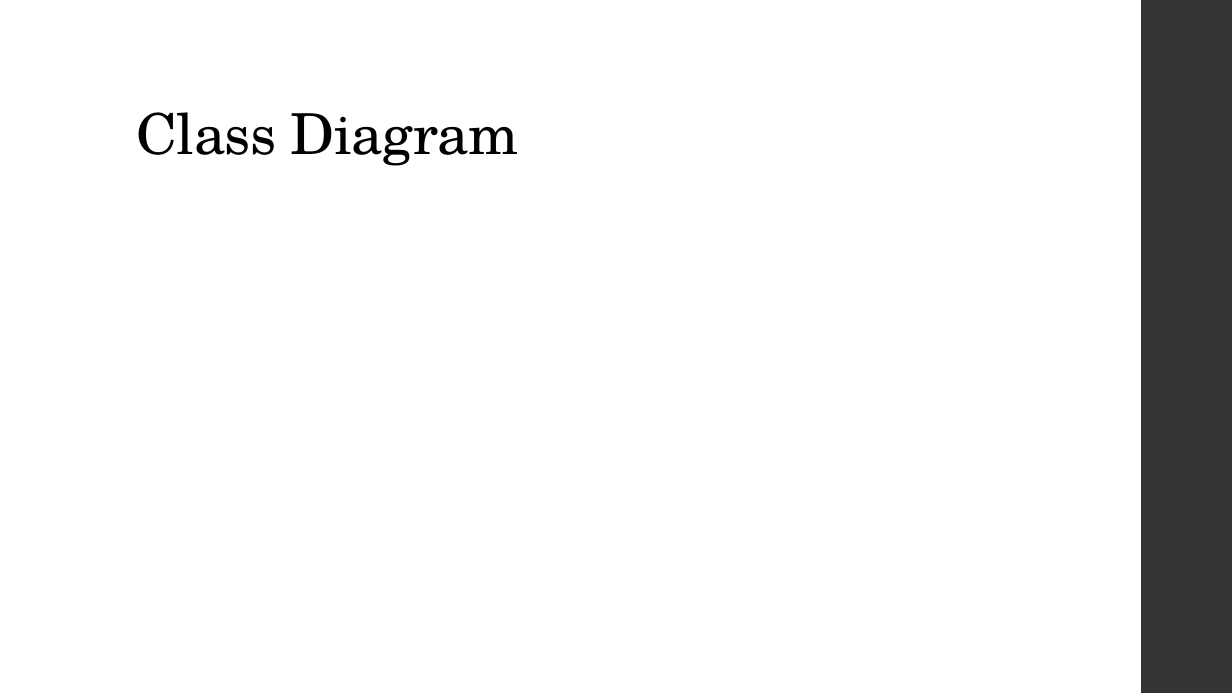
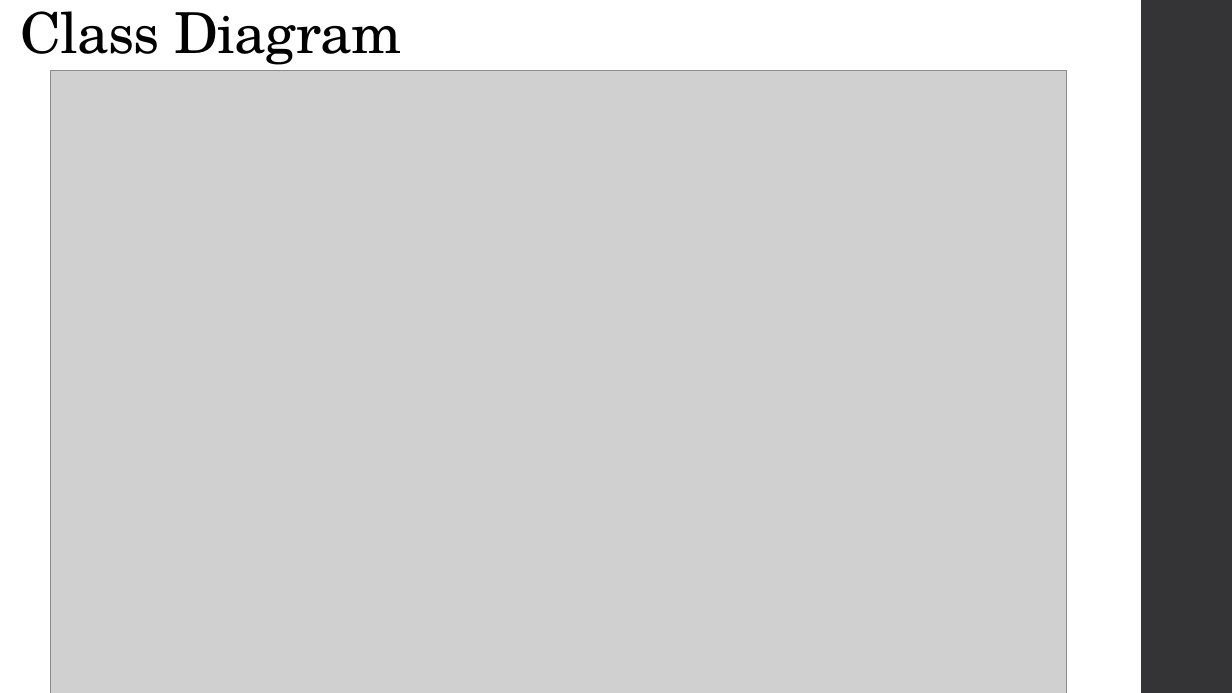
Before and after one commit to amgabriel45/CS495ClubStuff, a slide deck: slide 10 of Crimson Clubs (Requirements).pptx. Drawn at 1232x693 pixels with LibreOffice and Linux fonts; fonts in the diff are those of the drawing; grey boxes stand for pictures. Boxes give left, top, right and bottom in pixels: in the first picture for what was removed or moved away, otherwise in the second. Text is boxed around its words. In the diff, an @@ line names an element or a change of style, - is before the commit and + after.

Commit message:
Add files via upload
added class diagram

```diff
--- a/Crimson Clubs (Requirements).pptx
+++ b/Crimson Clubs (Requirements).pptx
@@ title "Class Diagram" rewrapped from (x1=137, y1=112, x2=518, y2=166) to (x1=20, y1=11, x2=401, y2=71) @@
@@ picture added at (x1=51, y1=70, x2=1067, y2=693) @@
```
